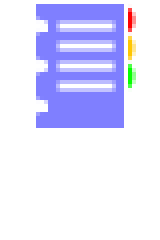
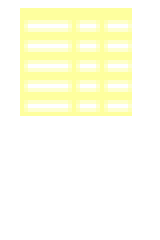
Two versions of the same layered image (160×240). Layer-by-layer changes:
hid group "notebook-lg" (23 layers) over bbox(20, 4, 136, 128)
showed group "census-lg" (11 layers) over bbox(20, 4, 136, 128)
added layer "Rectangle 2 copy 2" in group "census-lg" over bbox(20, 4, 136, 120)
"Rectangle 2": opacity 100% → 38%, painted on it over bbox(20, 4, 136, 120)
